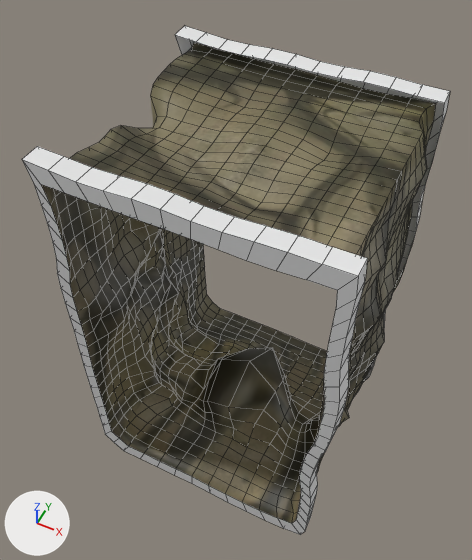
One commit to the FBX model Assets/Models/way/cave module 10.fbx: the scene before it, then after it.
The view is the same before and after, from a 50 mm camera at (4.67, -10.0, 18.07) aimed at (-0.43, 0.2, 5.33). The axes (+X, +Y, +Z) are drawn at lower left. The lights are the same throughout. Mesh edges are drawn as thin lines. Where no turn or scale is listed for an object, it has been applied to the vertices.
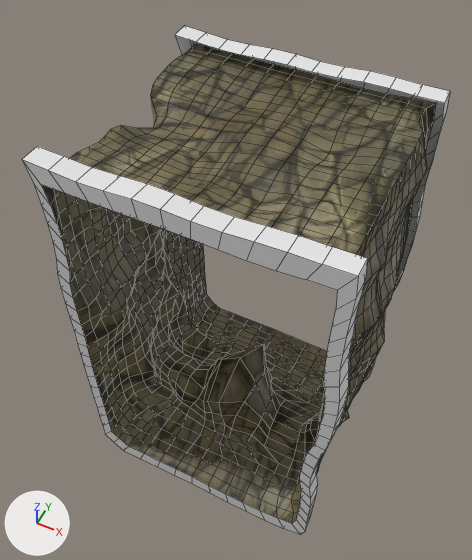
The newer file is also turned or shifted as a whole; pictures and numbers use the older file's frame.

Where the change shows, as pixel boxes [x1, y1, x2, y2] in the pictures (472 x 560 px; the box of a moved part takes in the faces that stretch with it):
'Plane.10', reshaped, surface changed
    both: [22, 26, 450, 535]
part 1 of me_plane_015, moved or reshaped
    before: [247, 375, 321, 473]
    after: [229, 368, 321, 473]
part 2 of me_plane_015, moved or reshaped
    before: [208, 348, 312, 473]
    after: [208, 344, 312, 473]
part 3 of me_plane_015, surface changed
    both: [41, 43, 436, 523]

What the commit changed:
me_plane_015 has 1664 vertices, 1600 faces and spans x -3.34..3.56, y -3.0..3.0, z -0.57..10.48.
me_plane_015 is used by ob_plane_10; location (0.0, 0.0, 0.0).
me_plane_015 part 1: all 22 vertices in x 0.84..1.84, y -1.6..0.66, z 0.17..1.83 are moved by (-0.61, 0.0, 0.0).
me_plane_015 part 2: 16 of the vertices in x 0.26..1.3, y -1.84..1.07, z 0.2..2.78 are moved by (-0.29, 0.0, 0.0).
me_plane_015 part 3: texture (UV) coordinates of 1344 of 1600 faces, centred in x -3.21..3.5, y -2.87..2.87, z -0.1..10.02, changed; they spanned u 0.0..0.22, v 0.0..1.0 and now span u 0.0..0.96, v 0.0..1.0.
